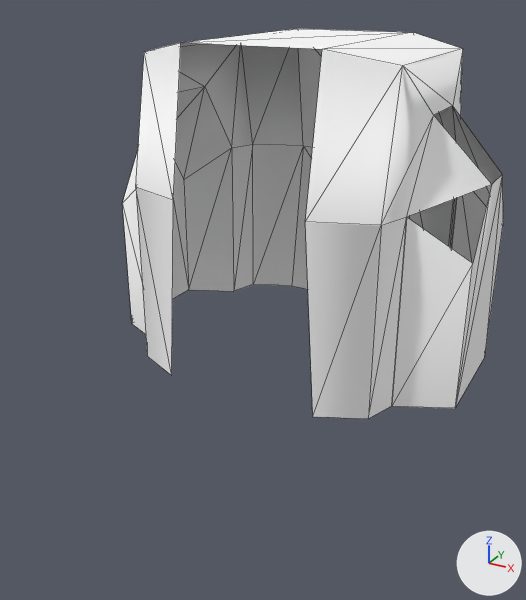
One commit to the OBJ model Assets/Art/Nova1492/GXConverted/Models/UnitParts/Legs/datan_common_legs47_tower2_1ec3c768.obj: the scene before it, then after it.
The view is the same before and after, from a camera (50 mm lens) standing at (1.04, -1.96, 1.22) and looking at (0.04, -0.13, 0.31). The axes (+X, +Y, +Z) are drawn at lower right. The lights are the same throughout. The first picture is the older version. Mesh edges are drawn as thin lines. Where no turn or scale is listed for an object, it has been applied to the vertices. Vertices at exactly the same position are counted once.

Objects in the first picture: 'datan_common_legs47_tower2_1ec3c768'.
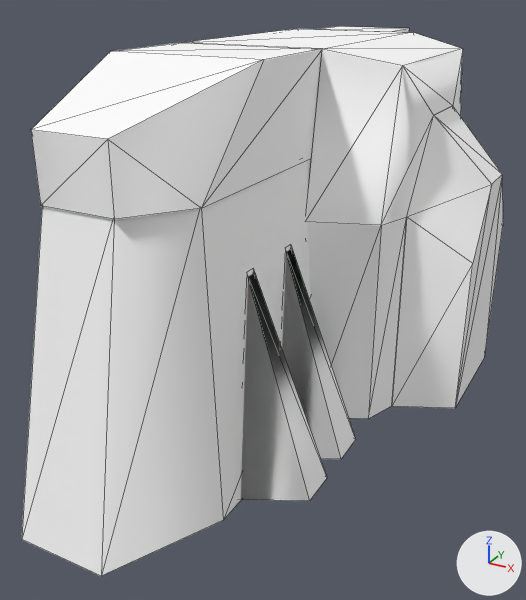
Boxes (x1, y1, x2, y2) around the edits, measured in the pictures (526 x 600 px):
'datan_common_legs47_tower2_1ec3c768', reshaped: before (122, 29, 503, 419); after (182, 29, 503, 419)
'datan_common_legs47_tower2_1ec3c768_mesh00', added: after (22, 159, 356, 576)
'datan_common_legs47_tower2_1ec3c768_mesh01', added: after (31, 43, 322, 219)
'datan_common_legs47_tower2_1ec3c768_mesh03', added: after (315, 26, 409, 32)
part 1 of me_datan_common_legs47_tower2_1ec3c768, added: after (407, 106, 502, 263)

The change, as a list of edits to the scene's bpy script:
```text
Change me_datan_common_legs47_tower2_1ec3c768:
    used by ob_datan_common_legs47_tower2_1ec3c768; location = (0.0, 0.0, 0.0)
    verts and faces of me_datan_common_legs47_tower2_1ec3c768; kept vertices keep their numbers, new ones are numbered from 53
    before: 31 (0.45, -0.047, 0.614) at pixel (406, 216), 40 (0.45, 0.131, 0.867) at pixel (433, 115), 44 (0.629, 0.296, 0.682) at pixel (502, 174), 48 (0.629, 0.159, 0.682) at pixel (491, 184), 49 (0.629, 0.034, 0.482) at pixel (472, 263)
    before: 50 (0.45, 0.325, 0.867) at pixel (452, 105)
    remove me_datan_common_legs47_tower2_1ec3c768.from_pydata(...)  # 53 vertices, 71 faces; spans x -0.629..0.629, y -0.221..0.676, z 0.0..1.056
    add me_datan_common_legs47_tower2_1ec3c768.from_pydata(...)  # 53 vertices, 74 faces; spans x -0.629..0.629, y -0.221..0.676, z 0.0..1.056
    me_datan_common_legs47_tower2_1ec3c768 part 1
    add faces += [(31, 49, 48), (40, 44, 50), (40, 48, 44)]
Add me_datan_common_legs47_tower2_1ec3c768_mesh03:
    me_datan_common_legs47_tower2_1ec3c768_mesh03.from_pydata([(-0.14, 0.585, 1.056), (0.14, 0.585, 1.056), (0.14, 0.796, 1.056), (-0.14, 0.796, 1.056), (0.14, 0.662, 0.002), (0.14, 0.944, 0.002), (-0.14, 0.944, 0.002), (-0.14, 0.662, 0.002)], [], [(0, 1, 2), (2, 3, 0), (4, 5, 2), (2, 1, 4), (5, 6, 3), (3, 2, 5), (6, 7, 0), (0, 3, 6)])
    me_datan_common_legs47_tower2_1ec3c768_mesh03.materials.append(mat_datan_common_legs47_tower2_1ec3c768)  # its picture is missing
Add me_datan_common_legs47_tower2_1ec3c768_mesh01:
    me_datan_common_legs47_tower2_1ec3c768_mesh01.from_pydata(...)  # 12 vertices, 14 faces; spans x -0.22..0.219, y -0.872..-0.135, z 0.781..1.055
    me_datan_common_legs47_tower2_1ec3c768_mesh01.materials.append(mat_datan_common_legs47_tower2_1ec3c768)  # its picture is missing
Add me_datan_common_legs47_tower2_1ec3c768_mesh00:
    me_datan_common_legs47_tower2_1ec3c768_mesh00.from_pydata(...)  # 36 vertices, 40 faces; spans x -0.428..0.426, y -1.04..0.321, z 0.002..0.788
    me_datan_common_legs47_tower2_1ec3c768_mesh00.materials.append(mat_datan_common_legs47_tower2_1ec3c768)  # its picture is missing
Add ob_datan_common_legs47_tower2_1ec3c768_mesh03:
    ob_datan_common_legs47_tower2_1ec3c768_mesh03 = bpy.data.objects.new('datan_common_legs47_tower2_1ec3c768_mesh03', me_datan_common_legs47_tower2_1ec3c768_mesh03)
    ob_datan_common_legs47_tower2_1ec3c768_mesh03.location = (0.0, 0.0, 0.0)
Add ob_datan_common_legs47_tower2_1ec3c768_mesh01:
    ob_datan_common_legs47_tower2_1ec3c768_mesh01 = bpy.data.objects.new('datan_common_legs47_tower2_1ec3c768_mesh01', me_datan_common_legs47_tower2_1ec3c768_mesh01)
    ob_datan_common_legs47_tower2_1ec3c768_mesh01.location = (0.0, 0.0, 0.0)
Add ob_datan_common_legs47_tower2_1ec3c768_mesh00:
    ob_datan_common_legs47_tower2_1ec3c768_mesh00 = bpy.data.objects.new('datan_common_legs47_tower2_1ec3c768_mesh00', me_datan_common_legs47_tower2_1ec3c768_mesh00)
    ob_datan_common_legs47_tower2_1ec3c768_mesh00.location = (0.0, 0.0, 0.0)
```
